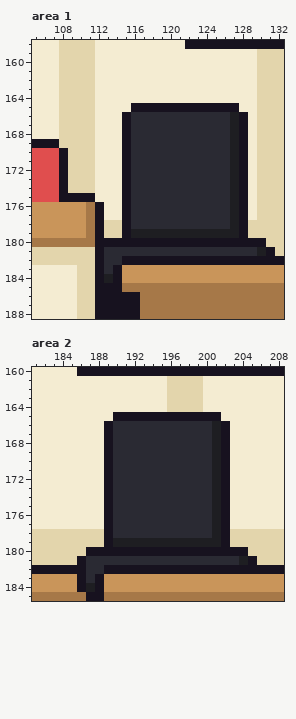
Pixel-art file -- office/site_realty_a.aseprite. The picture above is the old version.
320x320 pixels, 1 frame. Colours within 5 levels of each other are drawn and written as one. Shown: area 1: x 105..132, y 158..188; area 2: x 181..208, y 160..185.
New version:
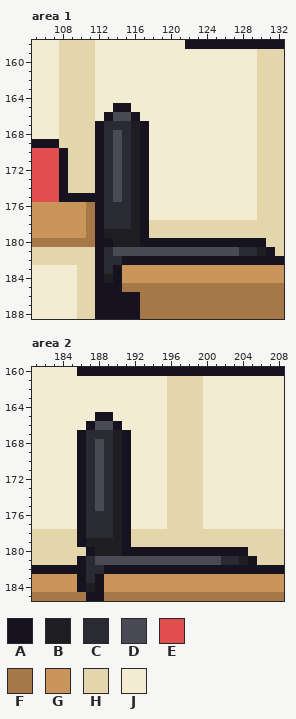
Palette (. is transparent): A #17121f  B #1e1e22  C #2a2a33  D #4a4a56  E #e04e4e  F #a67848  G #c9955a  H #e3d5ac  J #f4ecd2
Difference:
--- area 1, layer "Chair1"
@@ x 105..132 @@
 164 JJJHHHHJJJJJJJJJJJJJJJJJJHHH
-165 JJJHHHHJJJJAAAAAAAAAAAAJJHHH
-166 JJJHHHHJJJACCCCCCCCCCCBAJHHH
-167 JJJHHHHJJJACCCCCCCCCCCBAJHHH
-168 JJJHHHHJJJACCCCCCCCCCCBAJHHH
-169 AAAHHHHJJJACCCCCCCCCCCBAJHHH
-170 EEEAHHHJJJACCCCCCCCCCCBAJHHH
-171 EEEAHHHJJJACCCCCCCCCCCBAJHHH
-172 EEEAHHHJJJACCCCCCCCCCCBAJHHH
-173 EEEAHHHJJJACCCCCCCCCCCBAJHHH
-174 EEEAHHHJJJACCCCCCCCCCCBAJHHH
-175 EEEAAAAJJJACCCCCCCCCCCBAJHHH
-176 GGGGGGFAJJACCCCCCCCCCCBAJHHH
-177 GGGGGGFAJJACCCCCCCCCCCBAJHHH
-178 GGGGGGFAHHACCCCCCCCCCCBAHHHH
-179 GGGGGGFAHHABBBBBBBBBBBBAHHHH
-180 FFFFFFFAAAAAAAAAAAAAAAAAAAHH
-181 HHHHHHHACCCCCCCCCCCCCCCCCBAH
+165 JJJHHHHJJAAJJJJJJJJJJJJJJHHH
+166 JJJHHHHJADDAJJJJJJJJJJJJJHHH
+167 JJJHHHHACCCBAJJJJJJJJJJJJHHH
+168 JJJHHHHACDCBAJJJJJJJJJJJJHHH
+169 AAAHHHHACDCBAJJJJJJJJJJJJHHH
+170 EEEAHHHACDCBAJJJJJJJJJJJJHHH
+171 EEEAHHHACDCBAJJJJJJJJJJJJHHH
+172 EEEAHHHACDCBAJJJJJJJJJJJJHHH
+173 EEEAHHHACDCBAJJJJJJJJJJJJHHH
+174 EEEAHHHACDCBAJJJJJJJJJJJJHHH
+175 EEEAAAAACDCBAJJJJJJJJJJJJHHH
+176 GGGGGGFACCCBAJJJJJJJJJJJJHHH
+177 GGGGGGFACCCBAJJJJJJJJJJJJHHH
+178 GGGGGGFACCCBAHHHHHHHHHHHHHHH
+179 GGGGGGFABBBBAHHHHHHHHHHHHHHH
+180 FFFFFFFAABBBAAAAAAAAAAAAAAHH
+181 HHHHHHHACDDDDDDDDDDDDDDCCBAH
 182 HHHHHHHACCAAAAAAAAAAAAAAAAAA
--- area 2, layer "Chair2"
@@ x 181..208 @@
 164 JJJJJJJJJJJJJJJHHHHJJJJJJJJJ
-165 JJJJJJJJJAAAAAAAAAAAAJJJJJJJ
-166 JJJJJJJJACCCCCCCCCCCBAJJJJJJ
-167 JJJJJJJJACCCCCCCCCCCBAJJJJJJ
-168 JJJJJJJJACCCCCCCCCCCBAJJJJJJ
-169 JJJJJJJJACCCCCCCCCCCBAJJJJJJ
-170 JJJJJJJJACCCCCCCCCCCBAJJJJJJ
-171 JJJJJJJJACCCCCCCCCCCBAJJJJJJ
-172 JJJJJJJJACCCCCCCCCCCBAJJJJJJ
-173 JJJJJJJJACCCCCCCCCCCBAJJJJJJ
-174 JJJJJJJJACCCCCCCCCCCBAJJJJJJ
-175 JJJJJJJJACCCCCCCCCCCBAJJJJJJ
-176 JJJJJJJJACCCCCCCCCCCBAJJJJJJ
-177 JJJJJJJJACCCCCCCCCCCBAJJJJJJ
-178 HHHHHHHHACCCCCCCCCCCBAHHHHHH
-179 HHHHHHHHABBBBBBBBBBBBAHHHHHH
-180 HHHHHHAAAAAAAAAAAAAAAAAAHHHH
-181 HHHHHACCCCCCCCCCCCCCCCCBAHHH
+165 JJJJJJJAAJJJJJJHHHHJJJJJJJJJ
+166 JJJJJJADDAJJJJJHHHHJJJJJJJJJ
+167 JJJJJACCCBAJJJJHHHHJJJJJJJJJ
+168 JJJJJACDCBAJJJJHHHHJJJJJJJJJ
+169 JJJJJACDCBAJJJJHHHHJJJJJJJJJ
+170 JJJJJACDCBAJJJJHHHHJJJJJJJJJ
+171 JJJJJACDCBAJJJJHHHHJJJJJJJJJ
+172 JJJJJACDCBAJJJJHHHHJJJJJJJJJ
+173 JJJJJACDCBAJJJJHHHHJJJJJJJJJ
+174 JJJJJACDCBAJJJJHHHHJJJJJJJJJ
+175 JJJJJACDCBAJJJJHHHHJJJJJJJJJ
+176 JJJJJACCCBAJJJJHHHHJJJJJJJJJ
+177 JJJJJACCCBAJJJJHHHHJJJJJJJJJ
+178 HHHHHACCCBAHHHHHHHHHHHHHHHHH
+179 HHHHHABBBBAHHHHHHHHHHHHHHHHH
+180 HHHHHHABBBAAAAAAAAAAAAAAHHHH
+181 HHHHHACDDDDDDDDDDDDDDCCBAHHH
 182 AAAAAACCAAAAAAAAAAAAAAAAAAAA
Changed places in both pictures, as pixel boxes (x1, y1, x2, y2):
changed: (95, 103, 248, 256)
changed: (77, 412, 230, 565)
